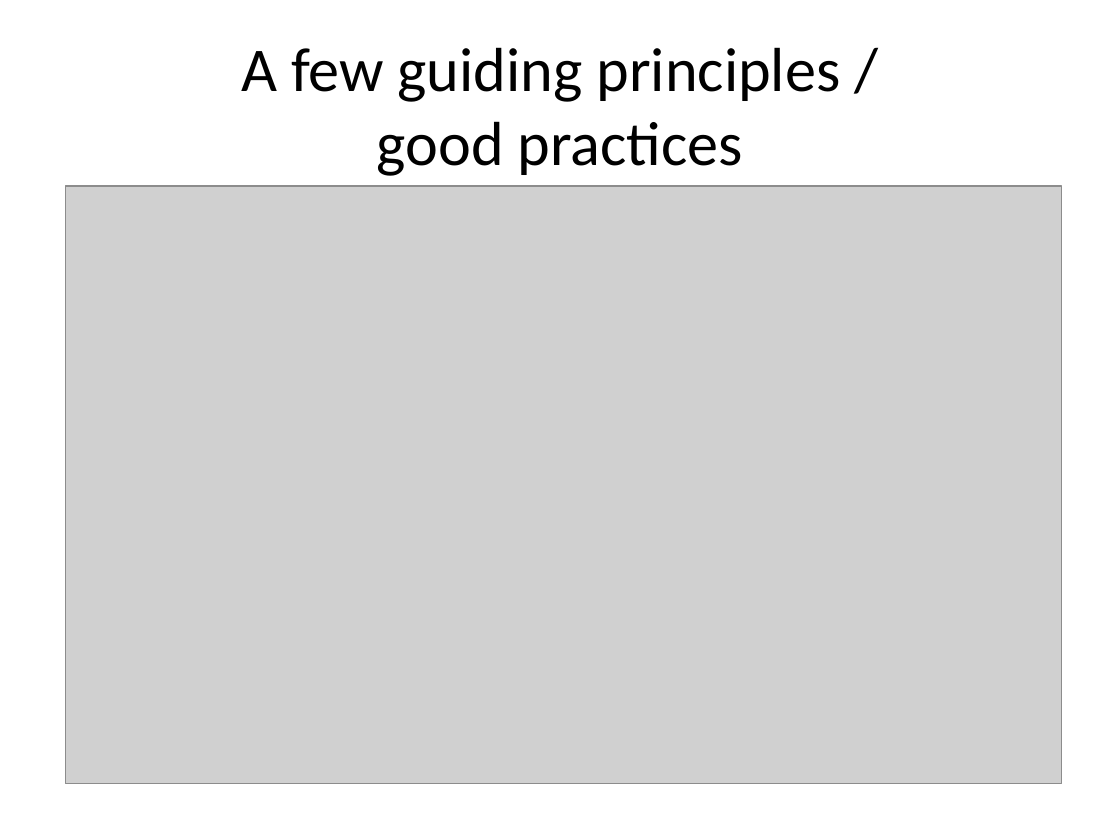
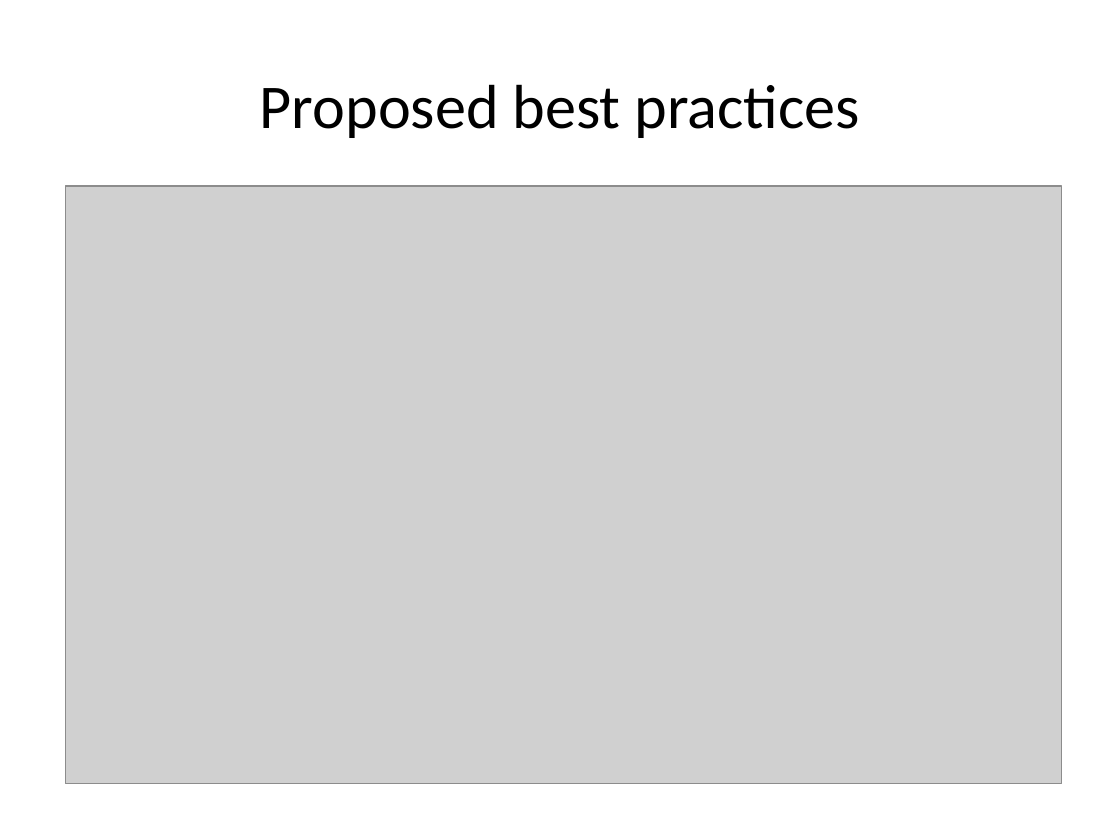
Before and after one commit to benralexander/lv, a slide deck: slide 8 of myD3_latest_c.ppt. Drawn at 1120x840 pixels with LibreOffice and Linux fonts; fonts in the diff are those of the drawing; grey boxes stand for pictures. Boxes give left, top, right and bottom in pixels: in the first picture for what was removed or moved away, otherwise in the second. Text is boxed around its words. In the diff, an @@ line names an element or a change of style, - is before the commit and + after.

```diff
--- a/myD3_latest_c.ppt
+++ b/myD3_latest_c.ppt
@@ title at [260, 84, 860, 138]: text changed @@
-A few guiding principles /
-good practices
+Proposed best practices
```
Also in this commit, not shown: 4 other slides changed, 5 other files.
